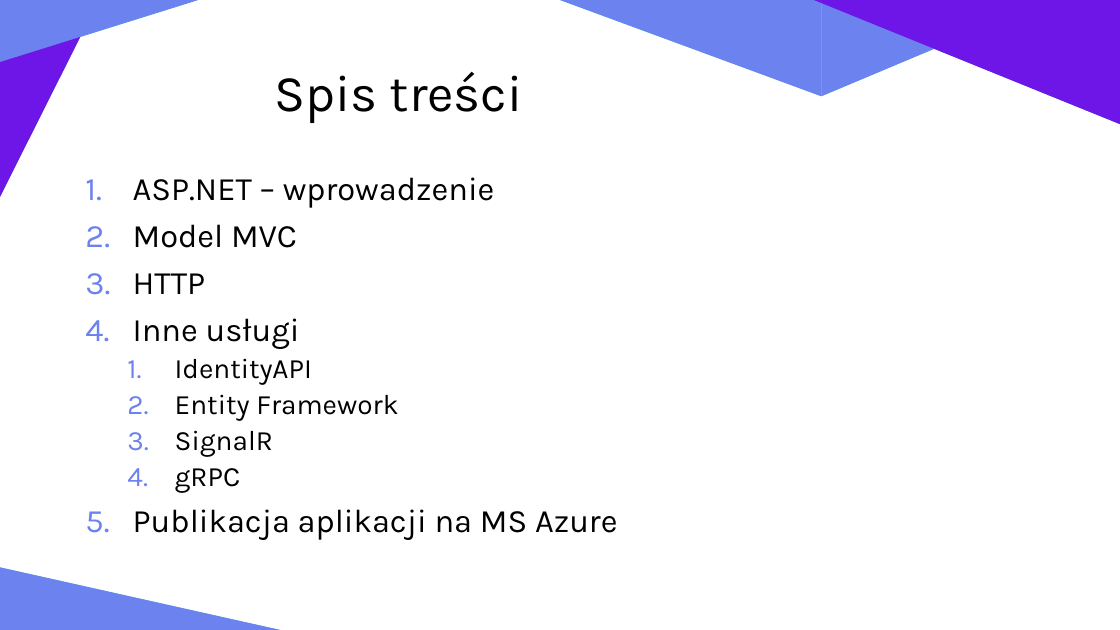
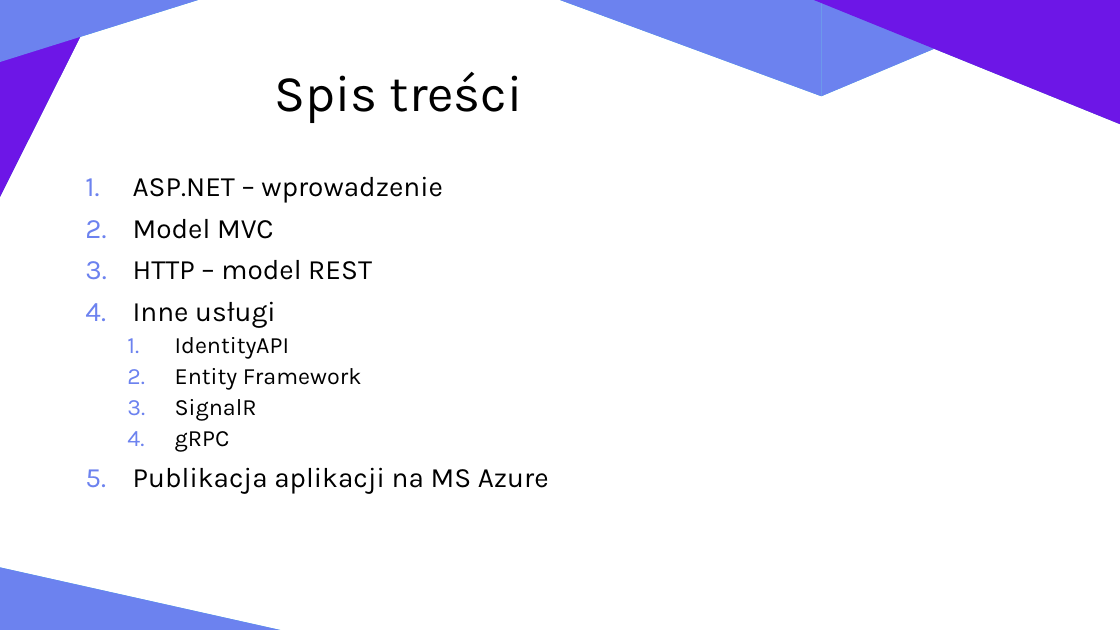
Before and after one commit to zlociu/ASPNET-TIWPR-LAB, a slide deck: slide 2 of ASPNET.pptx. Drawn at 1120x630 pixels with LibreOffice and Linux fonts; fonts in the diff are those of the drawing. Boxes give left, top, right and bottom in pixels: in the first picture for what was removed or moved away, otherwise in the second. Text is boxed around its words. In the diff, an @@ line names an element or a change of style, - is before the commit and + after.

```diff
--- a/ASPNET.pptx
+++ b/ASPNET.pptx
@@ text at bbox=[133, 176, 549, 494]: size 28 to 24 pt in "ASP.NET – wprowadzenie", "Model MVC", "Inne usługi", "Publikacja aplikacji na MS Azure"; size 24 to 20 pt in "IdentityAPI", "Entity Framework", "SignalR", "gRPC" @@
@@ text at bbox=[133, 260, 372, 280]: text changed; size 28 to 24 pt @@
-3. HTTP
+3. HTTP – model REST
```
Also in this commit, not shown: 10 other slides changed, 4 slides added, 4 slides removed.
